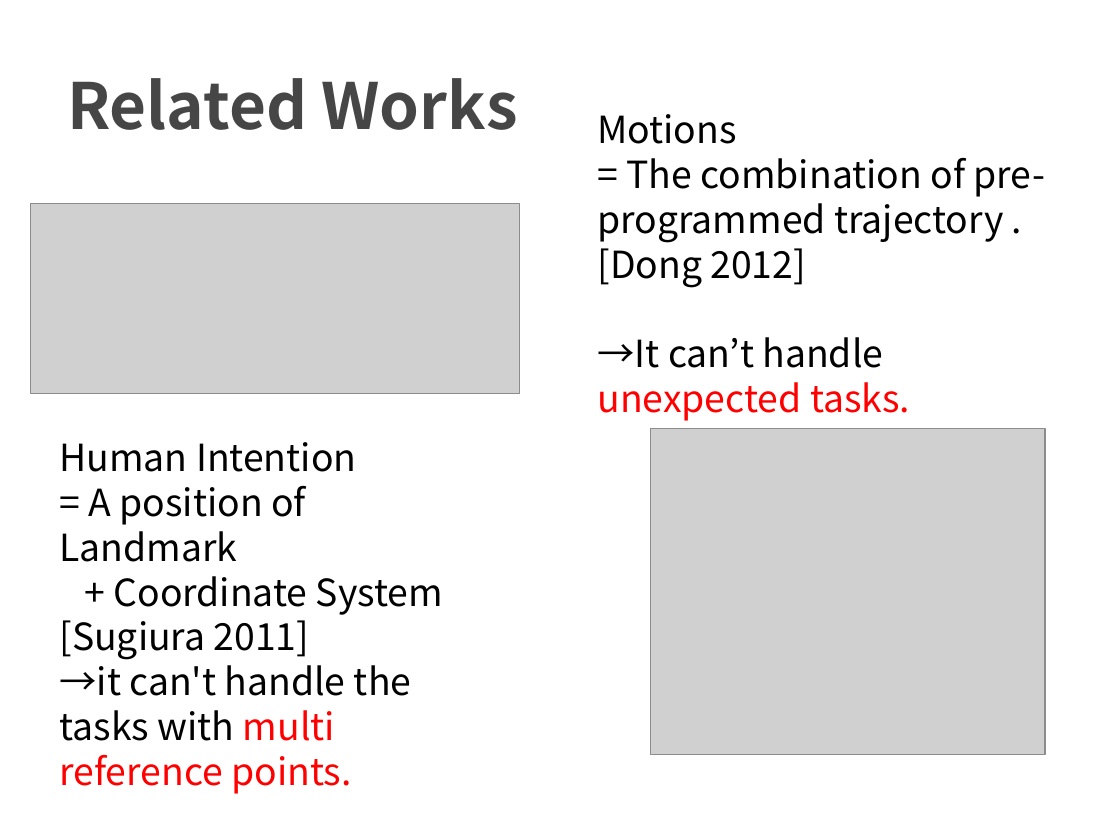
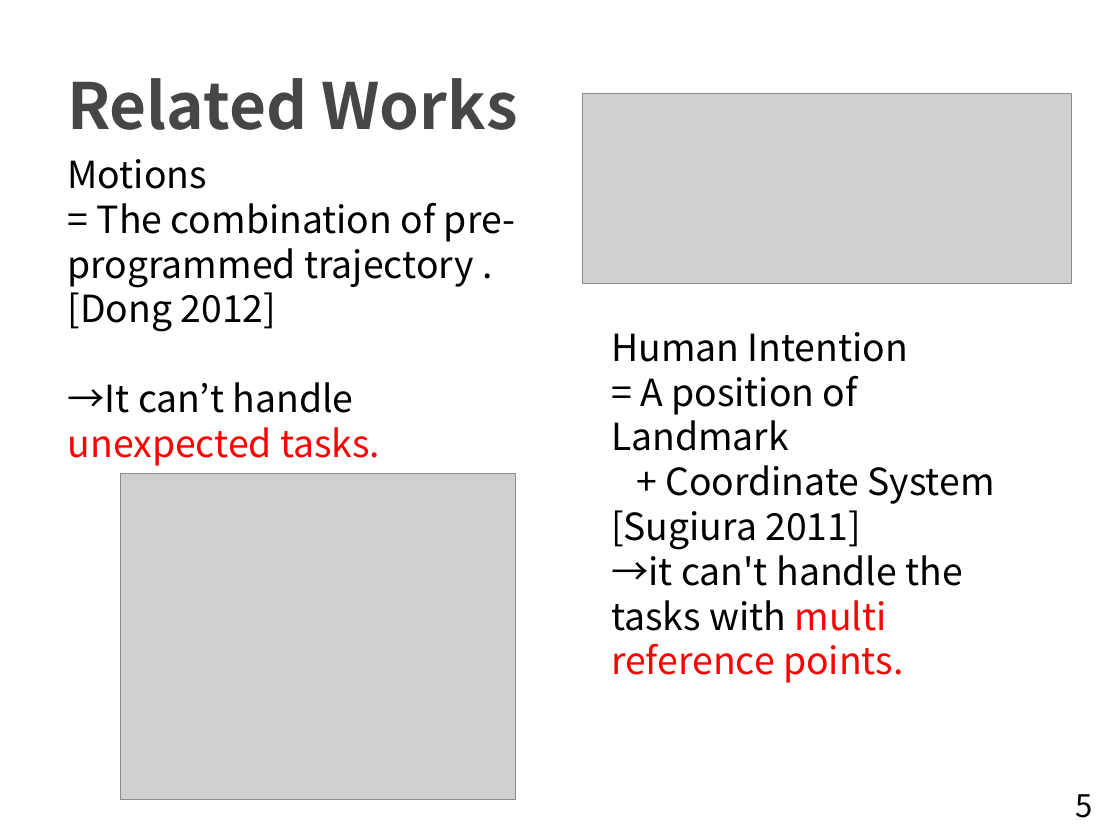
Before and after one commit to TetsuyaKomota/GitforEclipseTest, a slide deck: slide 5 of IntentionLearning/memo/Understanding Intentions(for seminar)_silde.pptx. Drawn at 1120x840 pixels with LibreOffice and Linux fonts; fonts in the diff are those of the drawing; grey boxes stand for pictures. Boxes give left, top, right and bottom in pixels: in the first picture for what was removed or moved away, otherwise in the second. Text is boxed around its words. In the diff, an @@ line names an element or a change of style, - is before the commit and + after.

```diff
--- a/IntentionLearning/memo/Understanding Intentions(for seminar)_silde.pptx
+++ b/IntentionLearning/memo/Understanding Intentions(for seminar)_silde.pptx
@@ picture: place and size @@
-picture at (31, 204, 521, 393)
+picture at (582, 94, 1072, 283)
@@ text "Motions": place and size @@
-text "Motions" at (597, 114, 1045, 421)
+text "Motions" at (68, 159, 515, 466)
@@ text "Human Intention": place and size @@
-text "Human Intention" at (59, 442, 443, 741)
+text "Human Intention" at (611, 332, 995, 631)
@@ picture: place and size @@
-picture at (651, 429, 1045, 755)
+picture at (121, 474, 515, 800)
@@ page number added at (1076, 794, 1093, 818), 20 pt, text #000000 @@
+5
```
Also in this commit, not shown: 23 other slides changed, 1 slide added, 1 other file.
